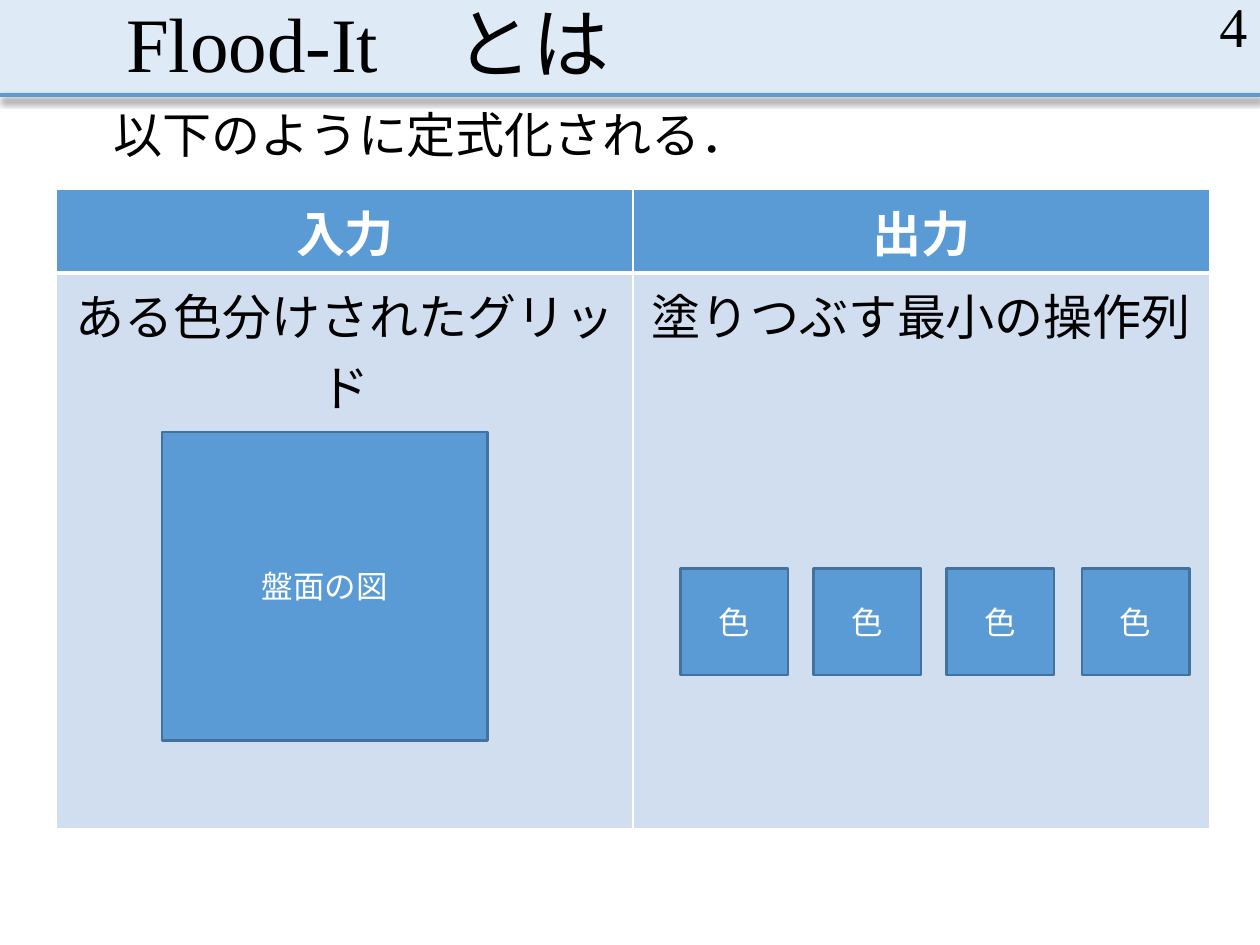
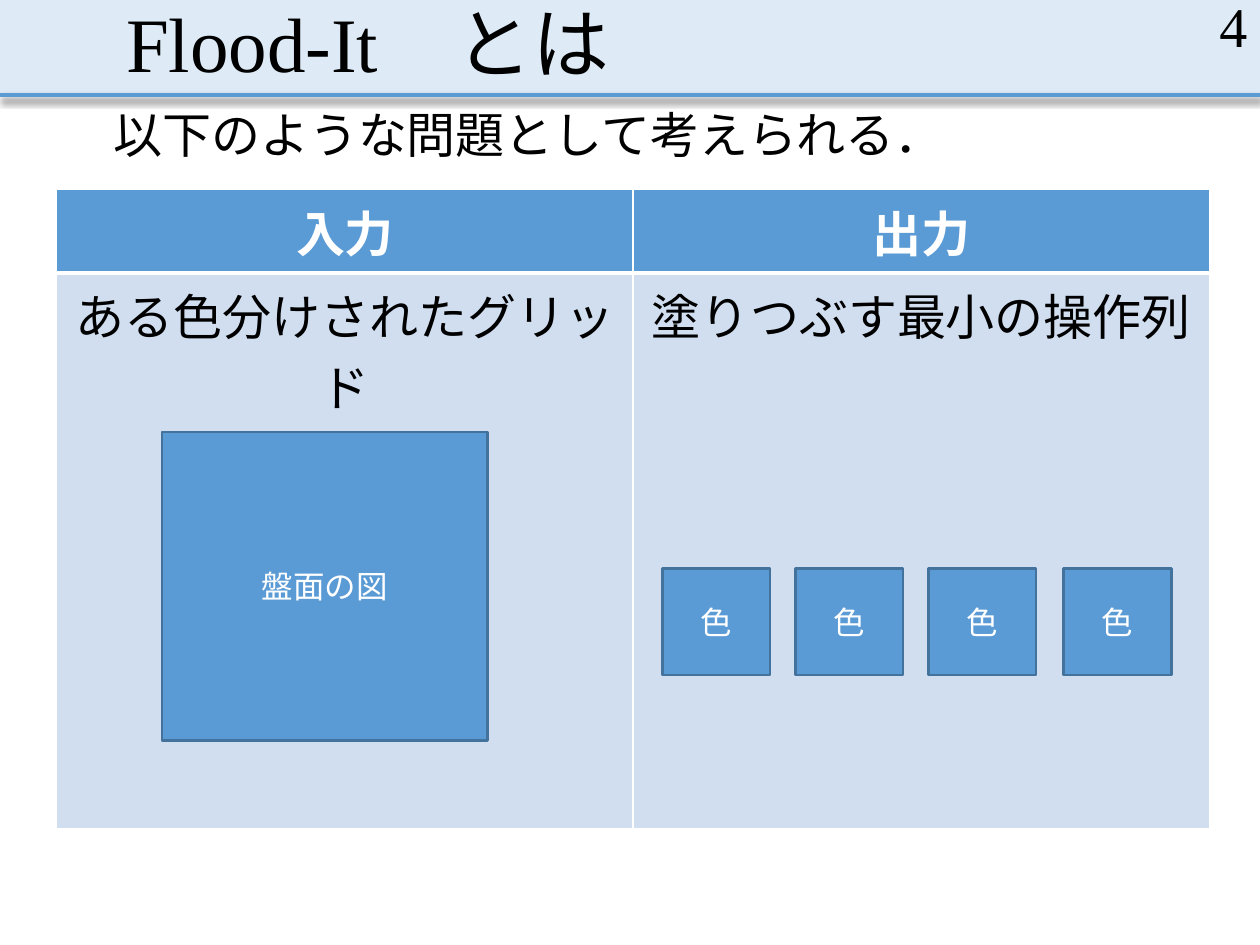
Before and after one commit to MasayaOda/SR, a slide deck: slide 4 of 中間発表.pptx. Drawn at 1260x945 pixels with LibreOffice and Linux fonts; fonts in the diff are those of the drawing. Boxes give left, top, right and bottom in pixels: in the first picture for what was removed or moved away, otherwise in the second. Text is boxed around its words. In the diff, an @@ line names an element or a change of style, - is before the commit and + after.

```diff
--- a/中間発表.pptx
+++ b/中間発表.pptx
@@ text at (113,103,943,157): text changed @@
-以下のように定式化される．
+以下のような問題として考えられる．
@@ rectangle "色": place and size @@
-rectangle "色" at (680,568,788,675)
+rectangle "色" at (663,568,770,675)
@@ rectangle "色": place and size @@
-rectangle "色" at (814,568,921,675)
+rectangle "色" at (795,568,902,675)
@@ rectangle "色": place and size @@
-rectangle "色" at (946,568,1053,675)
+rectangle "色" at (929,568,1036,675)
@@ rectangle "色": place and size @@
-rectangle "色" at (1082,568,1189,675)
+rectangle "色" at (1063,568,1171,675)
```
Also in this commit, not shown: 3 other slides changed, 5 other files.
